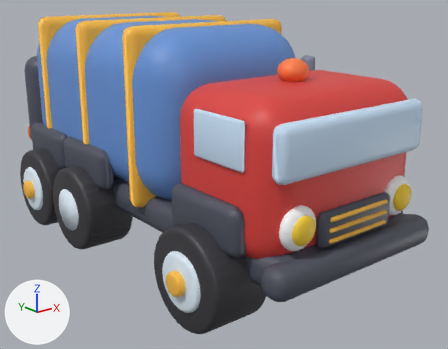
The glTF model assets/cars/toy-dumpster.glb, before and after one commit.
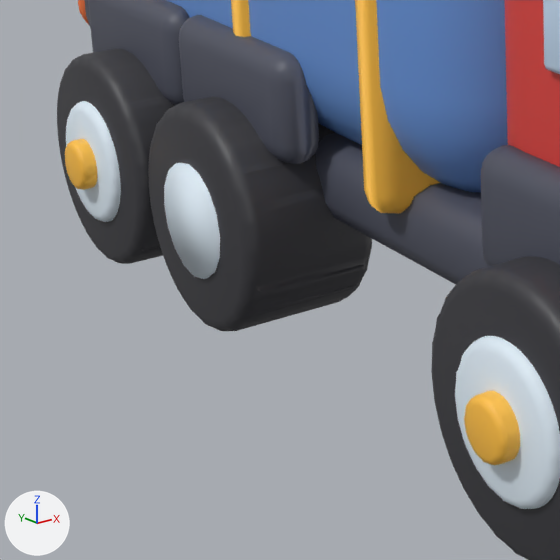
Old and new are each drawn whole from a 50 mm camera at (-2.5, -3.48, 1.85) aimed at (0.15, -0.17, 0.53) and again close up on the part from 0% to 45% of the width and 38% to 95% of the height. The axes (+X, +Y, +Z) are drawn at lower left. The lights are the same throughout. The first two pictures are the older version. Vertices at exactly the same position are counted once.

Script lines for the objects in view, before the commit:
```python
me_body = bpy.data.meshes.new('body')
me_body.from_pydata(...)  # 4572 vertices, 9032 faces; spans x -0.79..0.79, y -0.55..2.69, z -0.86..0.73
me_body.materials.append(mat_colormap)  # picture img_colormap
me_wheel_back_right = bpy.data.meshes.new('wheel-back-right')
me_wheel_back_right.from_pydata(...)  # 1430 vertices, 2848 faces; spans x -0.255..0.19, y -0.298..0.298, z -0.298..0.298
me_wheel_back_right.materials.append(mat_colormap)  # picture img_colormap
me_wheel_front_right = bpy.data.meshes.new('wheel-front-right')
me_wheel_front_right.from_pydata(...)  # 1430 vertices, 2848 faces; spans x -0.255..0.19, y -0.298..0.298, z -0.298..0.298
me_wheel_front_right.materials.append(mat_colormap)  # picture img_colormap
ob_body = bpy.data.objects.new('body', me_body)
ob_body.location = (0.0, -1.02, 0.86)
ob_wheel_back_right = bpy.data.objects.new('wheel-back-right', me_wheel_back_right)
ob_wheel_back_right.location = (-0.6, 1.02, 0.3)
ob_wheel_front_right = bpy.data.objects.new('wheel-front-right', me_wheel_front_right)
ob_wheel_front_right.location = (-0.6, -0.98, 0.3)
```
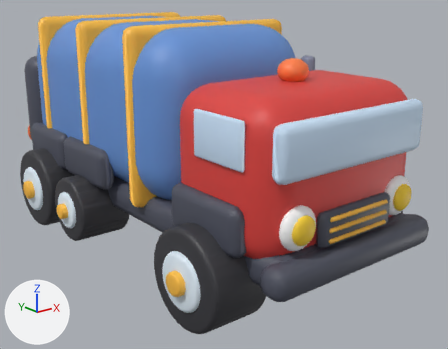
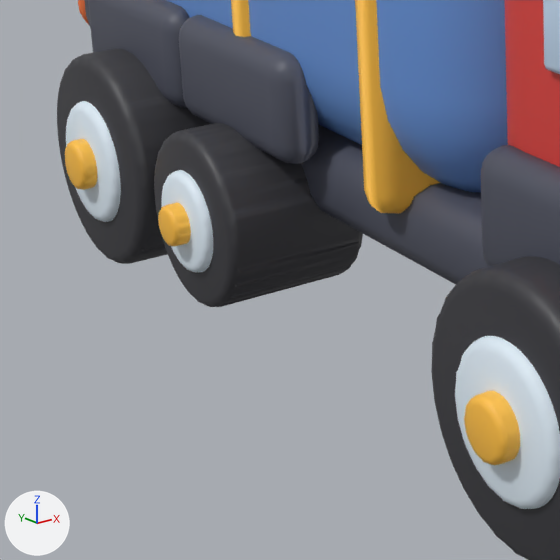
What differs and where, as boxes (x1, y1, x2, y2) in the close-ups (560 x 560 px):
'body', reshaped: before (78, 0, 560, 331); after (78, 0, 560, 307)
part 1 of me_body, rebuilt (7% narrower, 21% shorter): before (148, 97, 372, 331); after (154, 123, 363, 307)
part 2 of me_body, added: after (161, 170, 213, 272)
part 3 of me_body, added (orange): after (158, 203, 191, 246)
part 4 of me_body, deleted: before (164, 163, 220, 279)

The change, as a list of edits to the scene's bpy script:
```text
Change me_body:
    used by ob_body; location = (0.0, -1.02, 0.86)
    remove me_body.from_pydata(...)  # 4572 vertices, 9032 faces; spans x -0.79..0.79, y -0.55..2.69, z -0.86..0.73
    add me_body.from_pydata(...)  # 6080 vertices, 12040 faces; spans x -0.85..0.85, y -0.55..2.69, z -0.79..0.73
    me_body part 1: the loose piece of 566 vertices spanning x -0.78..-0.42, y 1.14..1.74, z -0.86..-0.26 is rebuilt with 640 vertices and now spans x -0.79..-0.41, y 1.21..1.67, z -0.79..-0.33
    me_body part 2: a new loose piece of 448 vertices spanning x -0.81..-0.66, y 1.31..1.57, z -0.69..-0.43, in mat_colormap (picture img_colormap)
    me_body part 3: a new loose piece of 264 vertices spanning x -0.85..-0.74, y 1.39..1.49, z -0.61..-0.51, in mat_colormap (picture img_colormap)
    me_body part 4
    32 vertices are removed from x -0.79..-0.41, y 1.29..1.59, z -0.71..-0.41
    60 faces are deleted
    other edits to the shape of me_body do not show in these pictures
```
